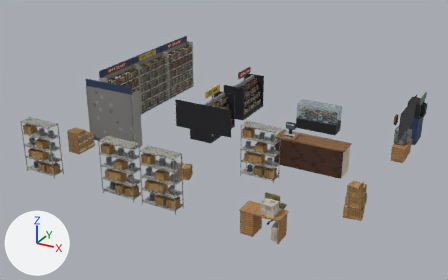
Before and after pictures for a commit that changed the glTF model THE_VEIL_ASSETS_V2/04_Commercial/Video_Game_Store/COM_GameShop_Furnishing.glb.
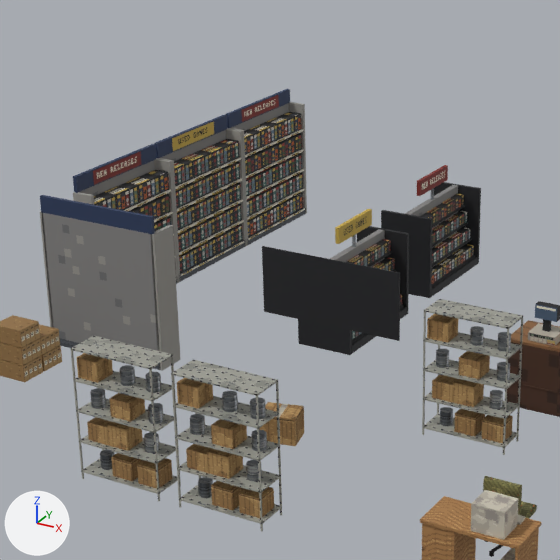
Old and new are each drawn whole from a camera (50 mm lens) standing at (9.38, -24.69, 9.38) and looking at (-0.35, -6.98, 0.52) and again close up on the part from 16% to 66% of the width and 0% to 81% of the height. Lighting does not change. The marker at lower left points along +X, +Y and +Z. The older version's two pictures come first. Objects named as collision shapes, trigger or cutter boxes, shadow casters or lower levels of detail are left out. Where no turn or scale is listed for an object, it has been applied to the vertices. Vertices at exactly the same position are counted once.

The older version as bpy lines, for what is in view:
```python
me_com_gameshop_furnishing_mesh = bpy.data.meshes.new('COM_GameShop_Furnishing_Mesh')
me_com_gameshop_furnishing_mesh.from_pydata(...)  # 3505 vertices, 4232 faces; spans x -5.49..5.61, y -11.49..-1.22, z 0.04..2.61
me_com_gameshop_furnishing_mesh.materials.append(mat_m_com4_atlas)  # picture img_image_0
me_com_gameshop_furnishing_mesh.materials.append(mat_m_com4_glass)
me_com_gameshop_furnishing_mesh.materials.append(mat_m_com4_glow)
me_com_gameshop_furnishing_mesh.materials.append(mat_m_furn_woodlight)  # picture img_image_1
me_com_gameshop_furnishing_mesh.materials.append(mat_m_furn_wooddark)  # picture img_image_2
me_com_gameshop_furnishing_mesh.materials.append(mat_m_res_detailatlas)  # picture img_image_3
me_com_gameshop_furnishing_mesh.materials.append(mat_m_furn_metalbrushed)  # picture img_image_4
me_com_gameshop_furnishing_mesh.materials.append(mat_m_com_signagebacking)  # picture img_image_5
me_com_gameshop_furnishing_mesh.materials.append(mat_m_res_detailatlasglow)
me_com_gameshop_furnishing_mesh.materials.append(mat_m_furn_plasticdirty)
me_com_gameshop_furnishing_mesh.materials.append(mat_m_furn_rubber)
me_com_gameshop_furnishing_mesh.materials.append(mat_m_com_metalshelving)  # picture img_image_8
me_com_gameshop_furnishing_mesh.materials.append(mat_m_furn_cardboard)  # picture img_image_9
me_com_gameshop_furnishing_mesh.materials.append(mat_m_furn_fabricupholstery)  # picture img_image_10
ob_com_gameshop_furnishing_mesh = bpy.data.objects.new('COM_GameShop_Furnishing_Mesh', me_com_gameshop_furnishing_mesh)
ob_com_gameshop_furnishing_mesh.location = (0.0, 0.0, 0.0)
```
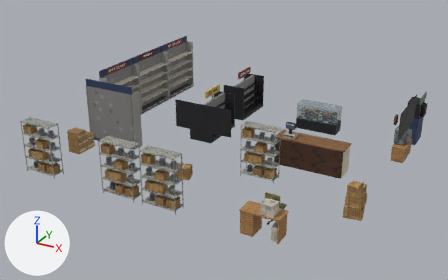
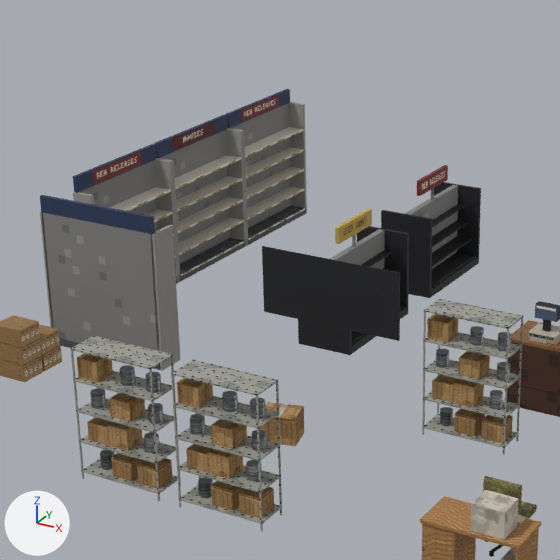
The change, as a diff of the scene's bpy script:
```diff
--- a/THE_VEIL_ASSETS_V2/04_Commercial/Video_Game_Store/COM_GameShop_Furnishing.glb.py
+++ b/THE_VEIL_ASSETS_V2/04_Commercial/Video_Game_Store/COM_GameShop_Furnishing.glb.py
@@ me_com_gameshop_furnishing_mesh @@
 # used by ob_com_gameshop_furnishing_mesh; location = (0.0, 0.0, 0.0)
-me_com_gameshop_furnishing_mesh.from_pydata(...)  # 3505 vertices, 4232 faces; spans x -5.49..5.61, y -11.49..-1.22, z 0.04..2.61
+me_com_gameshop_furnishing_mesh.from_pydata(...)  # 2513 vertices, 3240 faces; spans x -5.49..5.61, y -11.49..-1.22, z 0.04..2.61
+# me_com_gameshop_furnishing_mesh part 1: 124 loose pieces with 992 vertices, spanning x -5.42..-1.22, y -7.31..-1.29, z 0.16..1.98, are deleted
+# me_com_gameshop_furnishing_mesh part 2: 2 kept faces spanning x -5.43, y -4.9..-3.7, z 2.15..2.38 get new texture (UV) coordinates
 me_com_gameshop_furnishing_mesh.materials.append(mat_m_com4_atlas)
```

Changed parts and their boxes [x1, y1, x2, y2] in the close-ups (560 x 560 px):
part 1 of me_com_gameshop_furnishing_mesh, deleted
    before: [94, 112, 474, 340]
part 2 of me_com_gameshop_furnishing_mesh, surface changed (yellow to brown)
    both: [172, 121, 214, 151]
